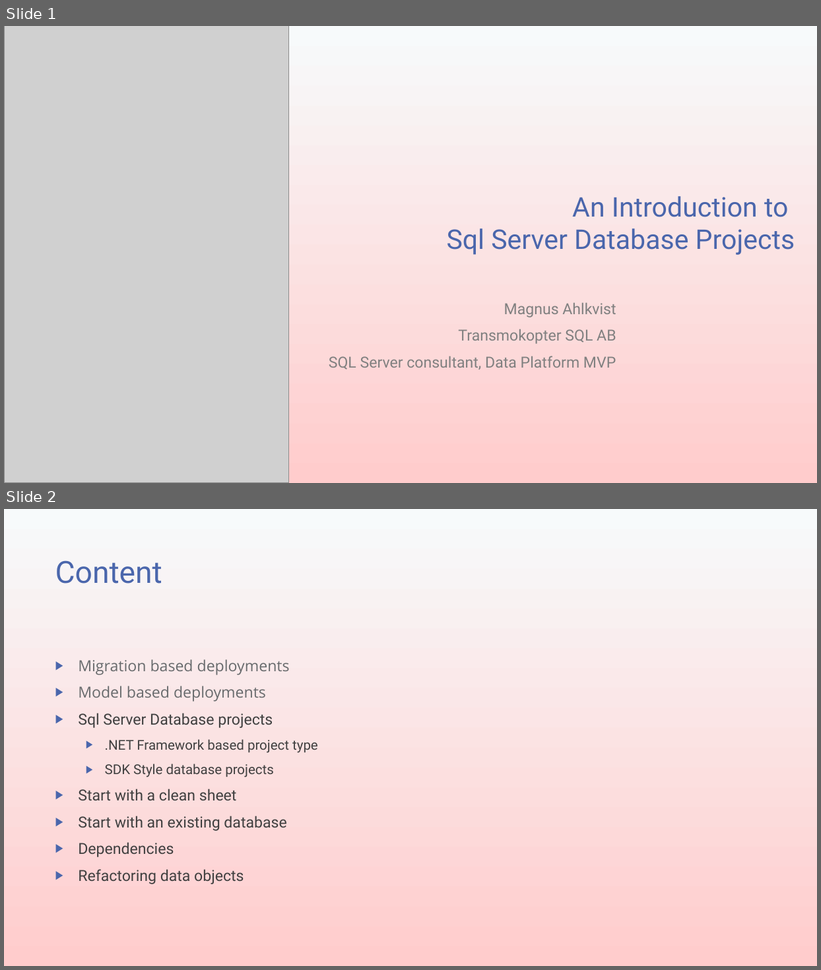
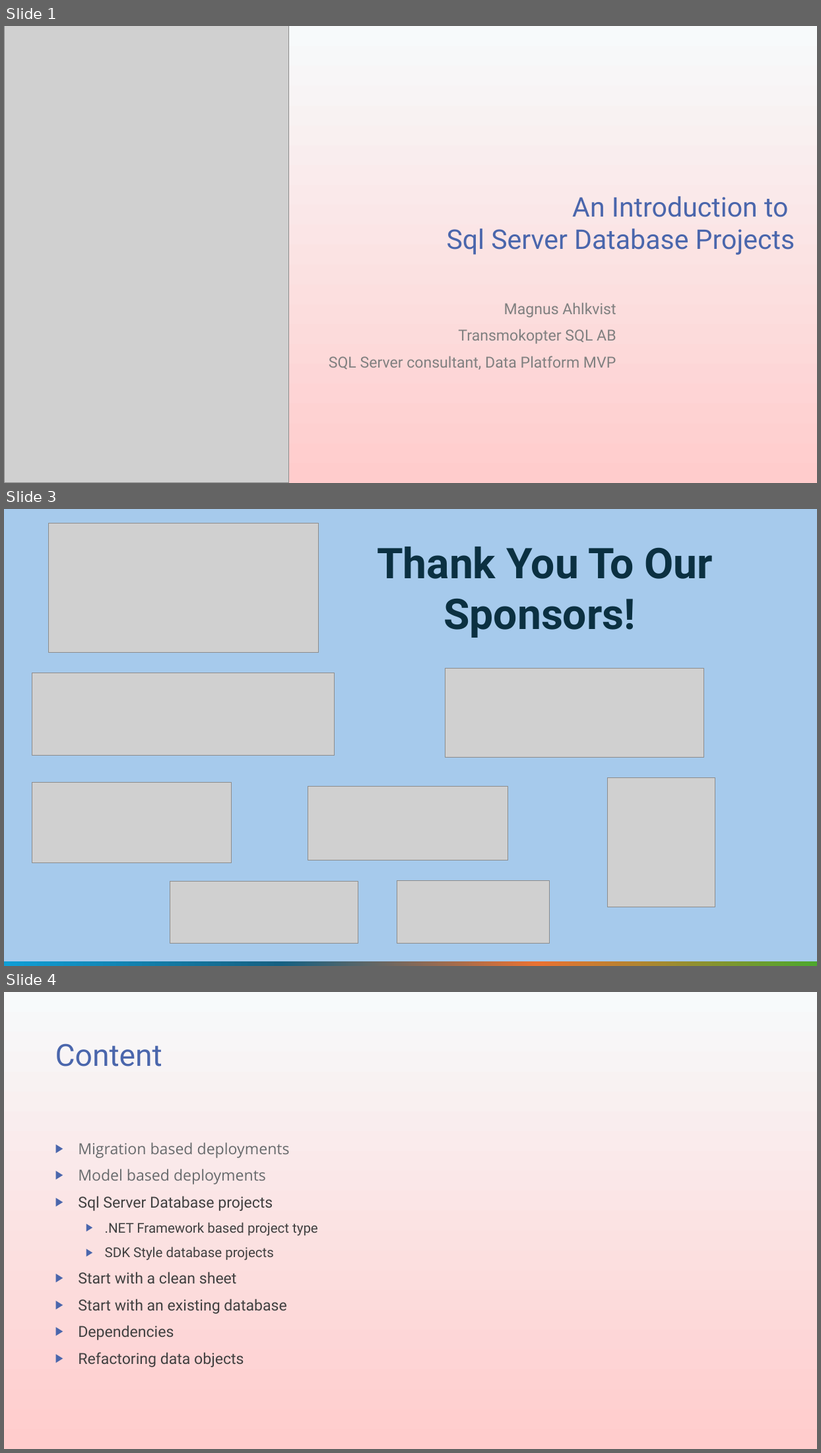
Before and after one commit to transmokopter/Presentations, a slide deck: an-introduction-to-sql-server-database-projects/an-introduction-to-sql-server-database-projects.pptx. Shown one above the other, each under a label of ours: slides 1 and 2 before the commit, slides 1, 3 and 4 after it; the slides between them are not shown. The pictures are 821x970 and 821x1453 pixels, drawn with LibreOffice and Linux fonts; fonts in the diff are those of the drawing; grey boxes stand for pictures; background and template pictures are left out. Boxes give left, top, right and bottom in pixels: in the first picture for what was removed or moved away, otherwise in the second. Text is boxed around its words. In the diff, an @@ line names an element or a change of style, - is before the commit and + after.

```diff
--- a/an-introduction-to-sql-server-database-projects/an-introduction-to-sql-server-database-projects.pptx
+++ b/an-introduction-to-sql-server-database-projects/an-introduction-to-sql-server-database-projects.pptx
@@ slide 3 added at [4, 509, 817, 966], background #A6CAEC @@
@@ picture added at [48, 523, 318, 653] @@
@@ text added at [377, 547, 714, 638], 50 pt, text #0B3041, bold @@
+Thank You To Our Sponsors!
@@ picture added at [32, 673, 335, 755] @@
@@ picture added at [446, 668, 704, 757] @@
@@ picture added at [32, 782, 232, 863] @@
@@ picture added at [608, 778, 715, 908] @@
@@ picture added at [308, 787, 508, 861] @@
@@ picture added at [170, 882, 358, 944] @@
@@ picture added at [397, 881, 550, 944] @@
@@ rectangle added at [4, 962, 817, 966], fill gradient #0F9ED5 to #156082 to #E97132 to #4EA72E @@
@@ what was slide 2 is now slide 4 @@
```
Also in this commit, not shown: 2 slides changed, 8 other slides added, 19 other files.
